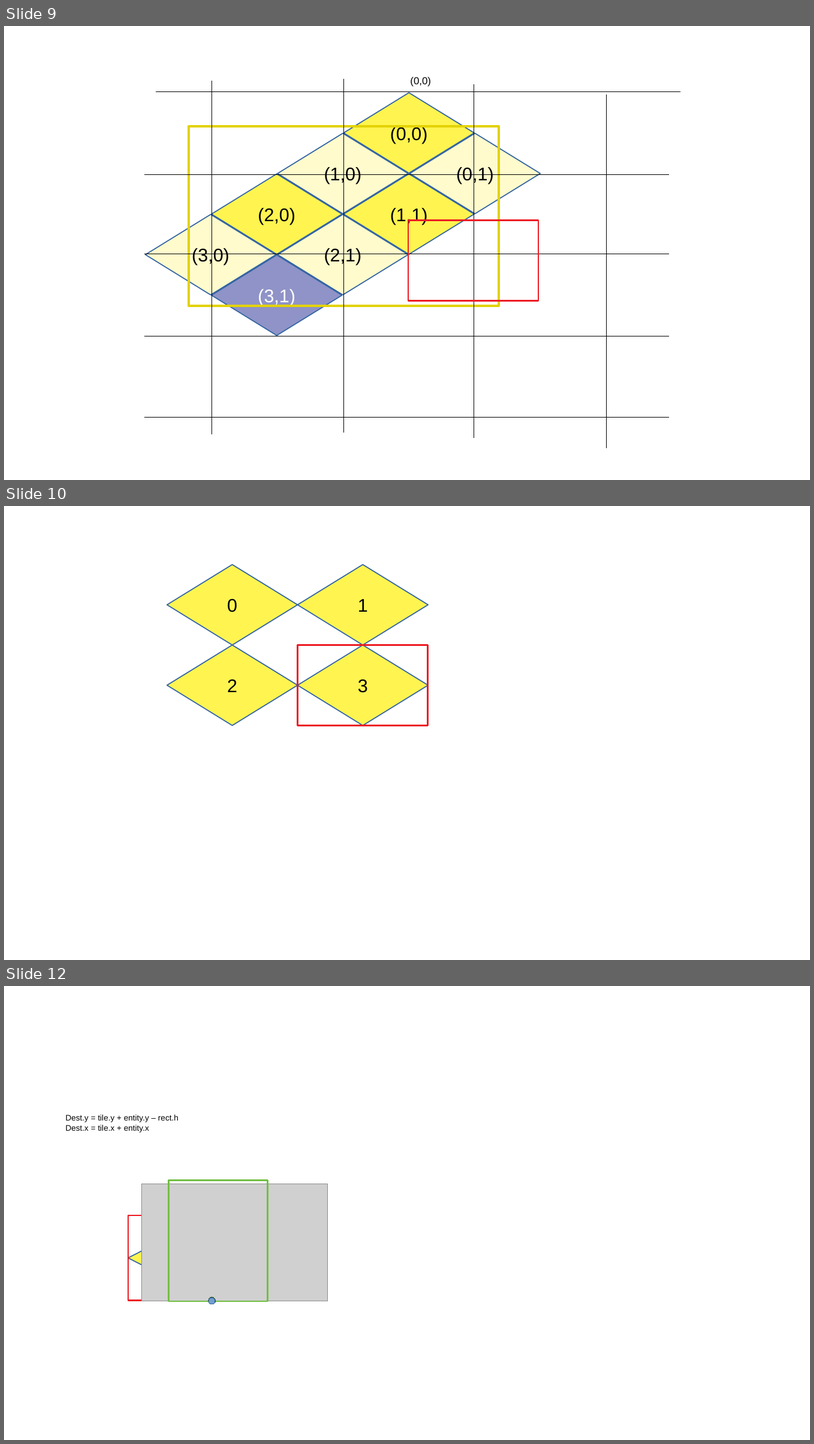
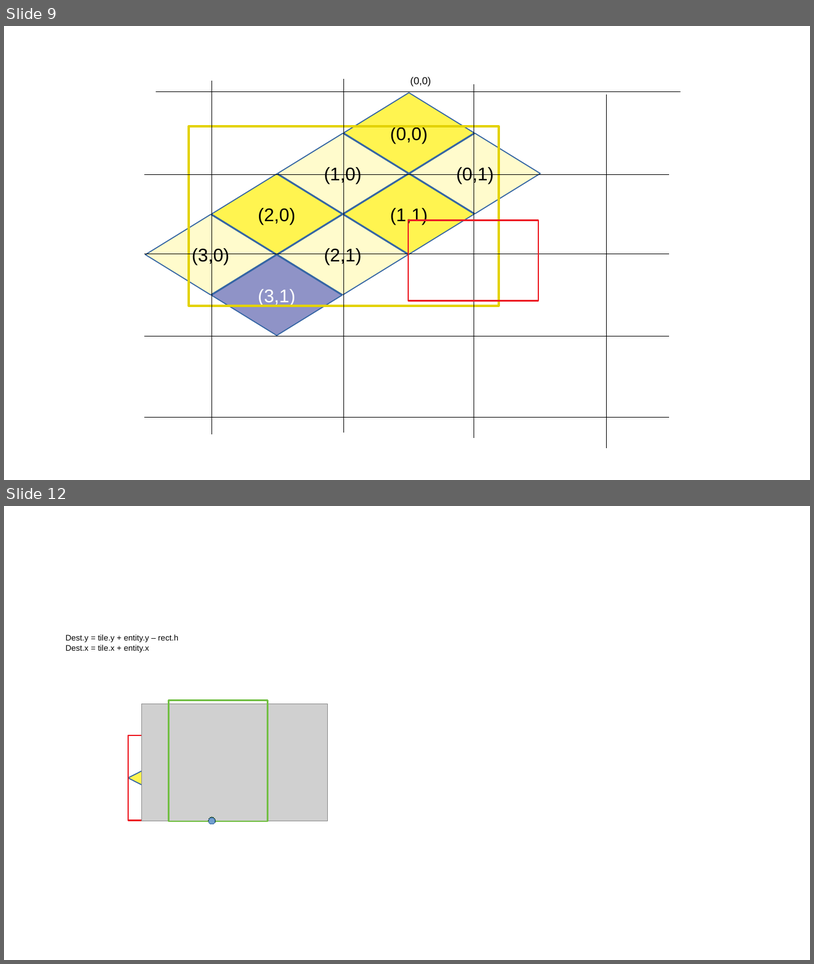
Before and after one commit to santiaaba/isometric, a slide deck: doc/analisis.odp. Shown one above the other, each under a label of ours: slides 9, 10 and 12 before the commit, slides 9 and 12 after it; the slides between them are not shown. The pictures are 814x1444 and 814x964 pixels, drawn with LibreOffice and Linux fonts; fonts in the diff are those of the drawing; grey boxes stand for pictures. Boxes give left, top, right and bottom in pixels: in the first picture for what was removed or moved away, otherwise in the second. Text is boxed around its words. In the diff, an @@ line names an element or a change of style, - is before the commit and + after.

```diff
--- a/doc/analisis.odp
+++ b/doc/analisis.odp
@@ slide 10 removed at (4,506,810,960), background #FFFFFF @@
@@ diamond removed at (167,565,298,645) @@
-0
@@ diamond removed at (297,565,428,645) @@
-1
@@ diamond removed at (167,645,298,726) @@
-2
@@ diamond removed at (297,645,428,726) @@
-3
@@ rectangle removed at (297,645,428,726) @@
```
Also in this commit, not shown: 4 slides changed, 2 slides added, 1 other slide removed, 25 other files.
